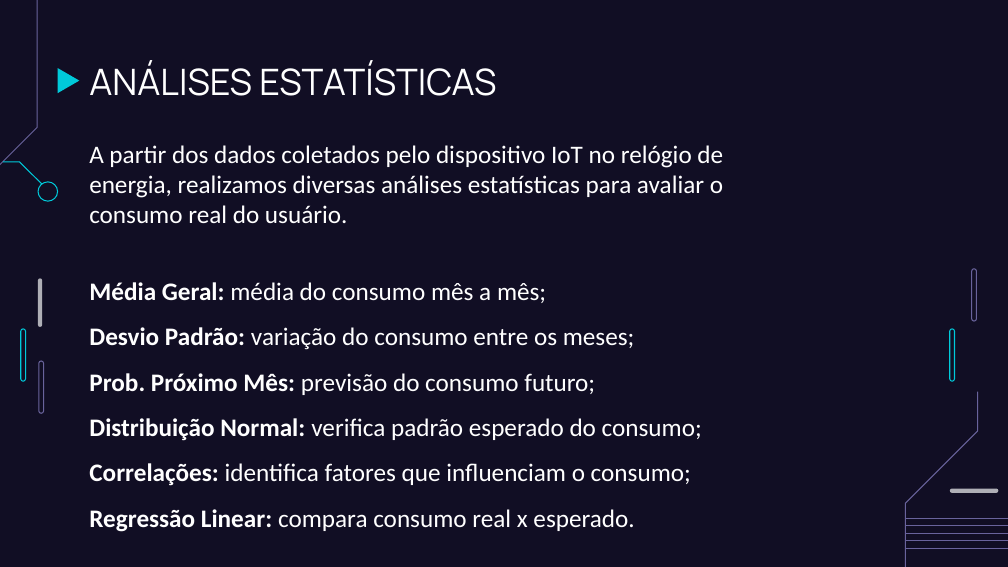
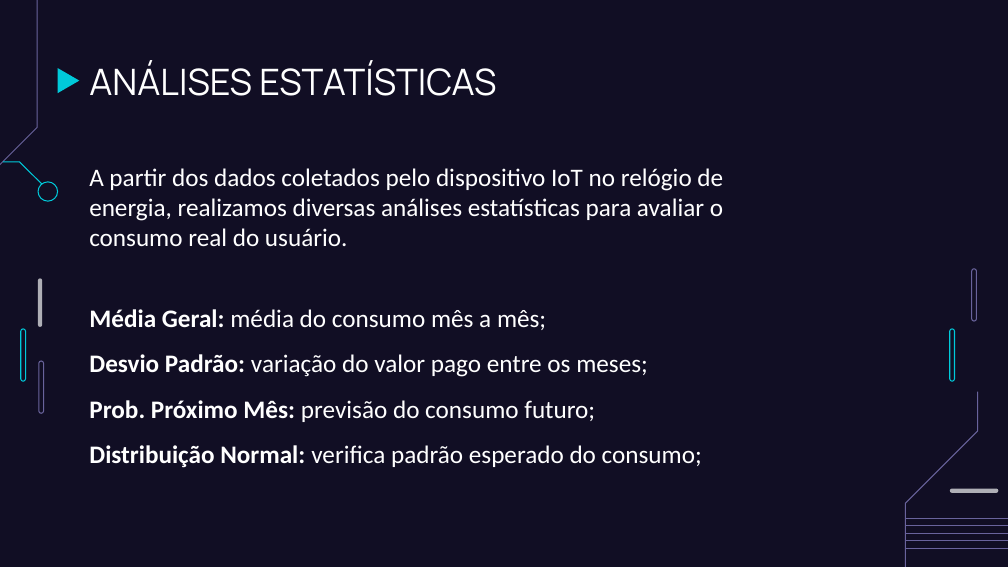
Before and after one commit to FatecFranca/DSM-G07-PI4-2025-2, a slide deck: slide 7 of monitor de energia eletrica.pptx. Drawn at 1008x567 pixels with LibreOffice and Linux fonts; fonts in the diff are those of the drawing. Boxes give left, top, right and bottom in pixels: in the first picture for what was removed or moved away, otherwise in the second. Text is boxed around its words. In the diff, an @@ line names an element or a change of style, - is before the commit and + after.

Commit message:
Relatório
Acrescentando e atualizando o relatório de monitoramento de energia

```diff
--- a/monitor de energia eletrica.pptx
+++ b/monitor de energia eletrica.pptx
@@ text "A partir dos dados coletados ...": place and size @@
-text "A partir dos dados coletados ..." at [89,145,723,223]
+text "A partir dos dados coletados ..." at [89,168,723,246]
@@ text "Média Geral: média do consumo ...": place and size @@
-text "Média Geral: média do consumo ..." at [89,282,702,532]
+text "Média Geral: média do consumo ..." at [89,309,702,468]
@@ text at [89,354,648,377]: text changed @@
-Desvio Padrão: variação do consumo entre os meses;
+Desvio Padrão: variação do valor pago entre os meses;
@@ text at [89,463,691,532]: paragraphs removed @@
-Correlações: identifica fatores que influenciam o consumo;
-Regressão Linear: compara consumo real x esperado.
```
Also in this commit, not shown: 2 other slides changed, 1 slide added.
